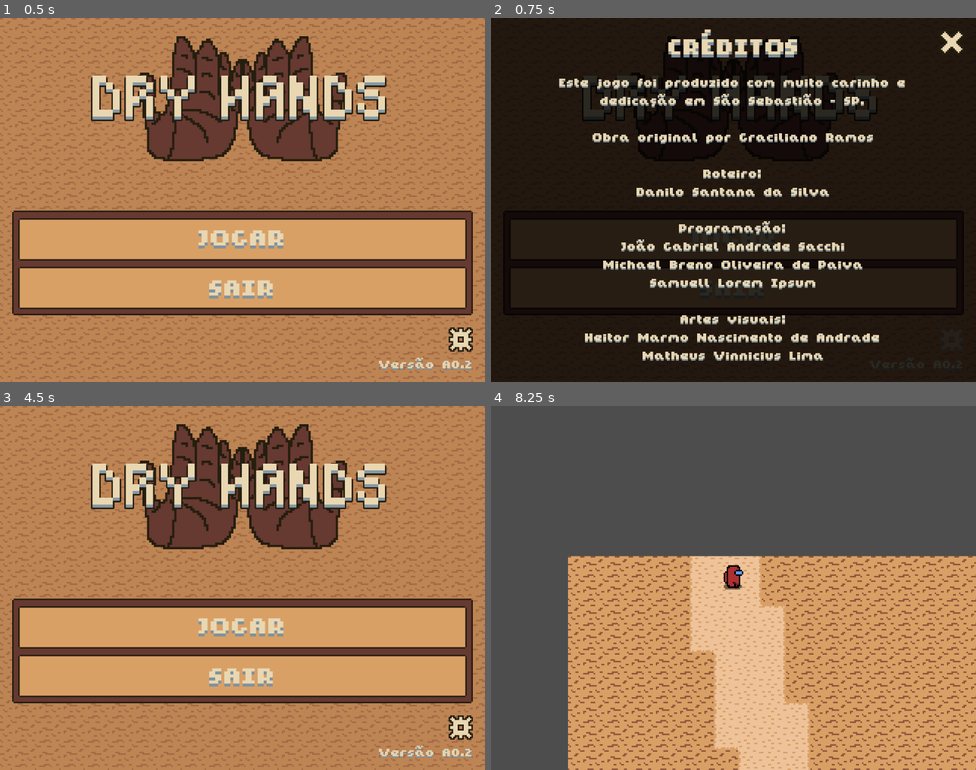
Above: before the commit, frames 1-4 (two rows, left to right).
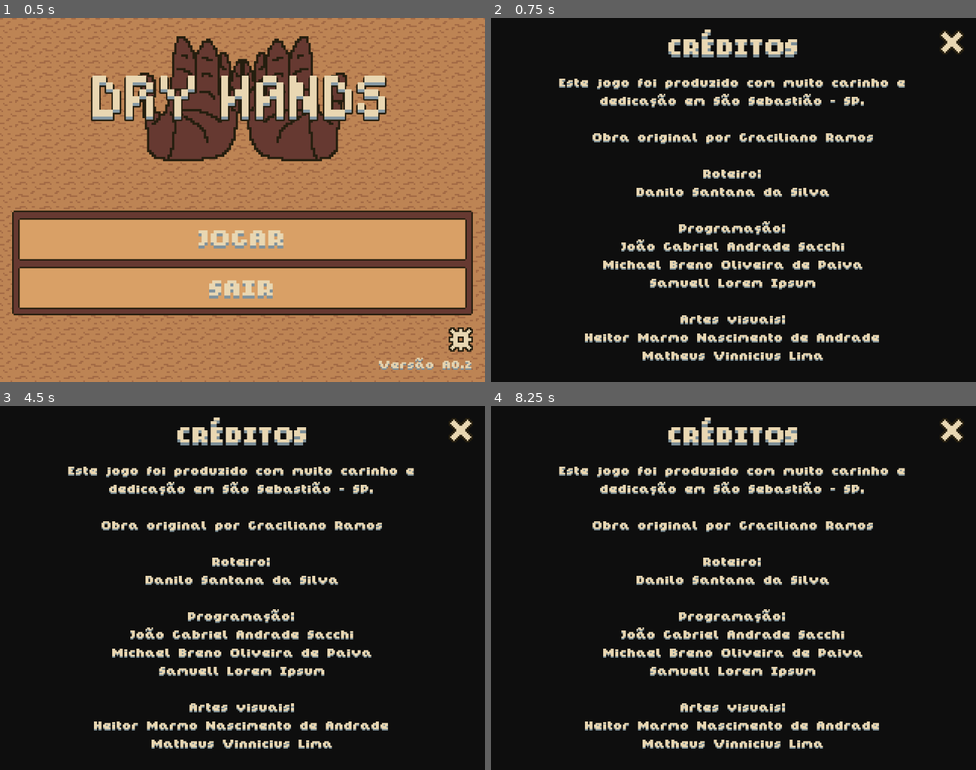
Above: after the commit, the same moments.

Repository: etecssds/dry-hands
Game: Godot game, scene res://ui/main_menu/menu.tscn
Same seed, same stepped clock (60 frames per second), same inputs: the game is played once before the commit and once after it.
Inputs (mouse positions are in pixels of both pictures, inside the frame that each line leads up to):
- Up to frame 1 (0.5 s): no input
- Up to frame 2 (0.75 s): click (951, 338) at 0.5 s
- Up to frame 3 (4.5 s): tap Enter at 1.25, 2.75, 4.25 s; move the mouse to (349, 569) at 1.27 s; hold Right (move_right) 1.28-2.03 s; click (349, 569) at 1.42 s; tap Space at 2, 3.5 s; move the mouse to (145, 606) at 2.02 s; hold Down (move_down) 2.03-2.78 s; move the mouse to (291, 507) at 2.77 s; hold Right (move_right) 2.78-3.53 s; move the mouse to (218, 660) at 3.52 s; hold Up (move_up) 3.53-4.28 s; click (218, 660) at 3.67 s; move the mouse to (388, 642) at 4.27 s; hold Left (move_left) from 4.28 s (still down)
- Up to frame 4 (8.25 s): tap Space at 5 s; move the mouse to (588, 533) at 5.02 s; move the mouse to (757, 588) at 5.77 s; release Left (move_left) at 5.78 s; hold Down (move_down) 5.78-6.53 s; click (757, 588) at 5.92 s; move the mouse to (660, 497) at 6.52 s; hold Right (move_right) 6.53-7.28 s; move the mouse to (840, 569) at 7.27 s; hold Up (move_up) 7.28-8.03 s; move the mouse to (636, 606) at 8.02 s; hold Right (move_right) from 8.03 s (still down); click (636, 606) at 8.17 s

Frame 1 is identical in both runs. In frame 2, 20% of the frame differs, in the area x 4-98%, y 15-97%; in frame 3, 95%; in frame 4, 99%, in the area x 0-100%, y 0-100%.

Commit message:
move credits to a instantiable scene

Diff:
--- /dev/null
+++ b/ui/credits.gd
@@ -0,0 +1,4 @@
+extends ColorRect
+
+func _on_quit_credits_button_pressed() -> void:
+    get_tree().change_scene_to_file("res://ui/main_menu/menu.tscn")
--- /dev/null
+++ b/ui/credits.tscn
@@ -0,0 +1,92 @@
+[gd_scene format=3 uid="uid://boqywkmetjl36"]
+
+[ext_resource type="Script" uid="uid://c4hgl3tjdq38t" path="res://ui/credits.gd" id="1_1bagf"]
+[ext_resource type="FontFile" uid="uid://i3itppdqun3j" path="res://assets/fonts/Not Jam Chunky Sans 9.ttf" id="1_74u3g"]
+[ext_resource type="Texture2D" uid="uid://dv05uyxomqxsq" path="res://assets/ui/close.png" id="2_1bagf"]
+[ext_resource type="Texture2D" uid="uid://cxv8ssk6b30vv" path="res://assets/ui/close_hover.png" id="3_icdkc"]
+
+[sub_resource type="LabelSettings" id="LabelSettings_ibi8t"]
+font = ExtResource("1_74u3g")
+font_size = 18
+font_color = Color(0.9137255, 0.84313726, 0.69803923, 1)
+shadow_size = 0
+shadow_color = Color(0.49019608, 0.56078434, 0.59607846, 1)
+shadow_offset = Vector2(0, 2)
+
+[sub_resource type="LabelSettings" id="LabelSettings_41qlw"]
+font = ExtResource("1_74u3g")
+font_size = 9
+font_color = Color(0.9137255, 0.84313726, 0.69803923, 1)
+shadow_size = 0
+shadow_color = Color(0.47843137, 0.54901963, 0.5803922, 1)
+shadow_offset = Vector2(0, 1)
+
+[node name="CreditsContainer" type="ColorRect" unique_id=1861495573]
+anchors_preset = 15
+anchor_right = 1.0
+anchor_bottom = 1.0
+grow_horizontal = 2
+grow_vertical = 2
+color = Color(0, 0, 0, 0.8156863)
+script = ExtResource("1_1bagf")
+
+[node name="CreditsTitle" type="Label" parent="." unique_id=1095151209]
+layout_mode = 1
+anchors_preset = 5
+anchor_left = 0.5
+anchor_right = 0.5
+offset_left = -65.5
+offset_top = 8.0
+offset_right = 65.5
+offset_bottom = 35.0
+grow_horizontal = 2
+text = "CRÉDITOS"
+label_settings = SubResource("LabelSettings_ibi8t")
+horizontal_alignment = 1
+
+[node name="Credits" type="Label" parent="." unique_id=1313569522]
+layout_mode = 1
+anchors_preset = 8
+anchor_left = 0.5
+anchor_top = 0.5
+anchor_right = 0.5
+anchor_bottom = 0.5
+offset_left = -143.0
+offset_top = -78.0
+offset_right = 143.0
+offset_bottom = 101.0
+grow_horizontal = 2
+grow_vertical = 2
+text = "Este jogo foi produzido com muito carinho e dedicação em São Sebastião - SP.
+
+Obra original por Graciliano Ramos
+
+Roteiro:
+Danilo Santana da Silva
+
+Programação:
+João Gabriel Andrade Sacchi
+Michael Breno Oliveira de Paiva
+Samuell Lorem Ipsum
+
+Artes visuais:
+Heitor Marmo Nascimento de Andrade
+Matheus Vinnicius Lima"
+label_settings = SubResource("LabelSettings_41qlw")
+horizontal_alignment = 1
+autowrap_mode = 3
+
+[node name="QuitCreditsButton" type="TextureButton" parent="." unique_id=701658728 groups=["buttons"]]
+layout_mode = 1
+anchors_preset = 1
+anchor_left = 1.0
+anchor_right = 1.0
+offset_left = -24.0
+offset_top = 8.0
+offset_right = -8.0
+offset_bottom = 24.0
+grow_horizontal = 0
+texture_normal = ExtResource("2_1bagf")
+texture_hover = ExtResource("3_icdkc")
+
+[connection signal="pressed" from="QuitCreditsButton" to="." method="_on_quit_credits_button_pressed"]
--- a/ui/main_menu/menu.gd
+++ b/ui/main_menu/menu.gd
@@ -32,7 +32,7 @@
 func _on_real_button_pressed(_button) -> void:
     match _button.name:
         "CreditsButton":
-            $CreditsContainer.show()
+            get_tree().change_scene_to_file("res://ui/credits.tscn")
 
         "QuitCreditsButton":
             $CreditsContainer.hide()
--- a/ui/main_menu/menu.tscn
+++ b/ui/main_menu/menu.tscn
@@ -9,8 +9,6 @@
 [ext_resource type="FontFile" uid="uid://i3itppdqun3j" path="res://assets/fonts/Not Jam Chunky Sans 9.ttf" id="6_ss2k5"]
 [ext_resource type="Texture2D" uid="uid://ckdwrhtdafm15" path="res://assets/ui/cog.png" id="7_y5q51"]
 [ext_resource type="Texture2D" uid="uid://d4jo7rbenwbkj" path="res://assets/ui/cog_hover.png" id="8_j5m7n"]
-[ext_resource type="Texture2D" uid="uid://dv05uyxomqxsq" path="res://assets/ui/close.png" id="10_p6own"]
-[ext_resource type="Texture2D" uid="uid://cxv8ssk6b30vv" path="res://assets/ui/close_hover.png" id="11_rpfq7"]
 
 [sub_resource type="LabelSettings" id="LabelSettings_d1iul"]
 font = ExtResource("3_ffury")
@@ -41,22 +39,6 @@
 shadow_color = Color(0.49019608, 0.56078434, 0.59607846, 1)
 shadow_offset = Vector2(0, 1)
 
-[sub_resource type="LabelSettings" id="LabelSettings_ibi8t"]
-font = ExtResource("6_ss2k5")
-font_size = 18
-font_color = Color(0.9137255, 0.84313726, 0.69803923, 1)
-shadow_size = 0
-shadow_color = Color(0.49019608, 0.56078434, 0.59607846, 1)
-shadow_offset = Vector2(0, 2)
-
-[sub_resource type="LabelSettings" id="LabelSettings_41qlw"]
-font = ExtResource("6_ss2k5")
-font_size = 9
-font_color = Color(0.9137255, 0.84313726, 0.69803923, 1)
-shadow_size = 0
-shadow_color = Color(0.47843137, 0.54901963, 0.5803922, 1)
-shadow_offset = Vector2(0, 1)
-
 [node name="MainMenu" type="Control" unique_id=1994593722]
 layout_mode = 3
 anchors_preset = 15
@@ -245,72 +227,3 @@
 label_settings = SubResource("LabelSettings_1may8")
 horizontal_alignment = 2
 vertical_alignment = 2
-
-[node name="CreditsContainer" type="ColorRect" parent="." unique_id=626498129]
-visible = false
-layout_mode = 1
-anchors_preset = 15
-anchor_right = 1.0
-anchor_bottom = 1.0
-grow_horizontal = 2
-grow_vertical = 2
-color = Color(0, 0, 0, 0.8156863)
-
-[node name="CreditsTitle" type="Label" parent="CreditsContainer" unique_id=4365369]
-layout_mode = 1
-anchors_preset = 5
-anchor_left = 0.5
-anchor_right = 0.5
-offset_left = -65.5
-offset_top = 8.0
-offset_right = 65.5
-offset_bottom = 35.0
-grow_horizontal = 2
-text = "CRÉDITOS"
-label_settings = SubResource("LabelSettings_ibi8t")
-horizontal_alignment = 1
-
-[node name="Credits" type="Label" parent="CreditsContainer" unique_id=176951738]
-layout_mode = 1
-anchors_preset = 8
-anchor_left = 0.5
-anchor_top = 0.5
-anchor_right = 0.5
-anchor_bottom = 0.5
-offset_left = -143.0
-offset_top = -78.0
-offset_right = 143.0
-offset_bottom = 101.0
-grow_horizontal = 2
-grow_vertical = 2
-text = "Este jogo foi produzido com muito carinho e dedicação em São Sebastião - SP.
-
-Obra original por Graciliano Ramos
-
-Roteiro:
-Danilo Santana da Silva
-
-Programação:
-João Gabriel Andrade Sacchi
-Michael Breno Oliveira de Paiva
-Samuell Lorem Ipsum
-
-Artes visuais:
-Heitor Marmo Nascimento de Andrade
-Matheus Vinnicius Lima"
-label_settings = SubResource("LabelSettings_41qlw")
-horizontal_alignment = 1
-autowrap_mode = 3
-
-[node name="QuitCreditsButton" type="TextureButton" parent="CreditsContainer" unique_id=633664609 groups=["buttons"]]
-layout_mode = 1
-anchors_preset = 1
-anchor_left = 1.0
-anchor_right = 1.0
-offset_left = -24.0
-offset_top = 8.0
-offset_right = -8.0
-offset_bottom = 24.0
-grow_horizontal = 0
-texture_normal = ExtResource("10_p6own")
-texture_hover = ExtResource("11_rpfq7")
Not shown, added: ui/credits.gd.uid
